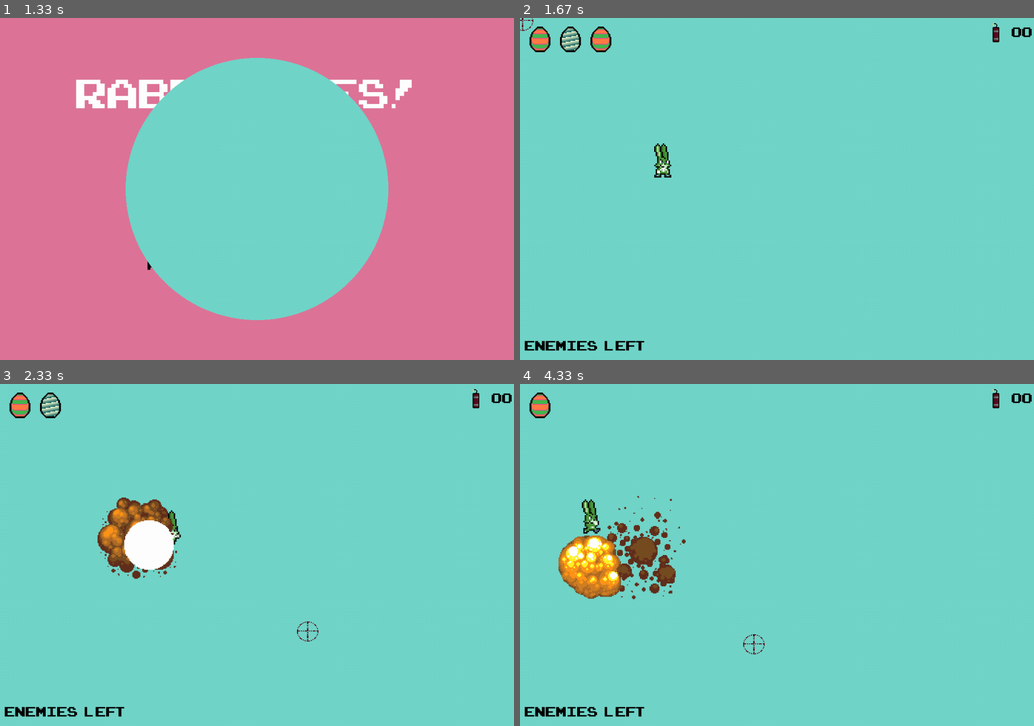
Above: before the commit, frames 1-4 (two rows, left to right).
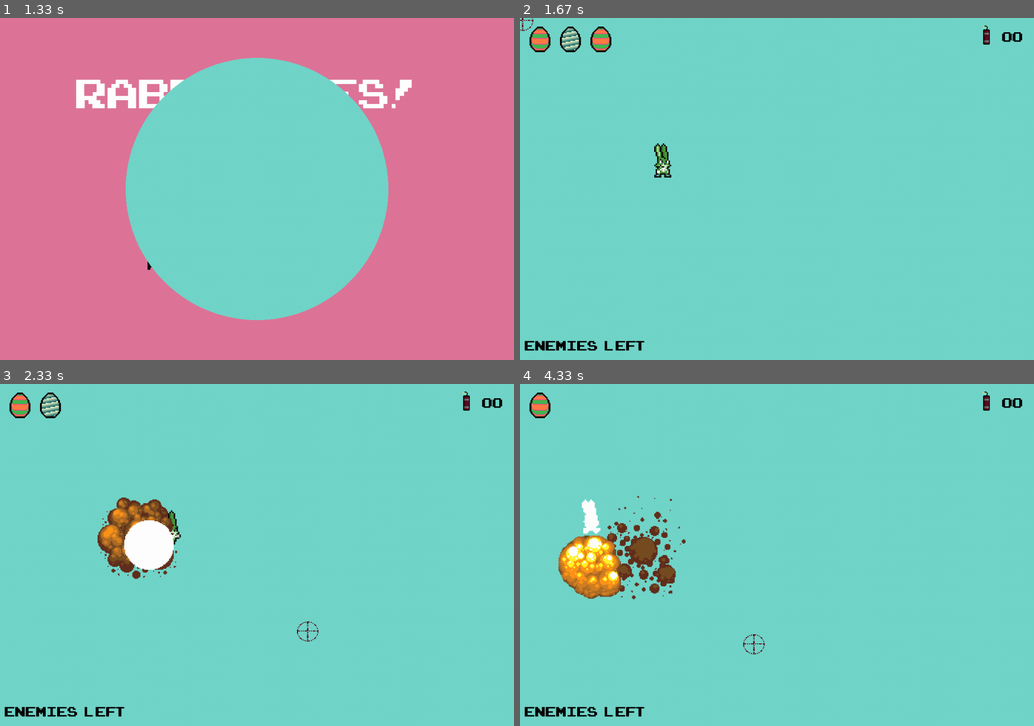
Above: after the commit, the same moments.

Repository: dadato2/Rabbunies---Assignment-Game
Game: pygame game, started from main.py
Same seed, same stepped clock (60 frames per second), same inputs: the game is played once before the commit and once after it.
Inputs (mouse positions are in pixels of both pictures, inside the frame that each line leads up to):
- Up to frame 1 (1.33 s): tap Space at 0.33 s; hold Up from 1.17 s (still down)
- Up to frame 2 (1.67 s): release Up at 1.63 s
- Up to frame 3 (2.33 s): click (133, 558) at 1.72 s; hold D from 2 s (still down); click (308, 630) at 2.08 s
- Up to frame 4 (4.33 s): release D at 2.47 s; hold A 2.5-3.03 s; click (617, 633) at 2.58 s; hold S 3.07-3.37 s; click (967, 674) at 3.15 s; hold A 3.4-3.8 s; click (643, 428) at 3.48 s; hold W 3.83-4.2 s; click (653, 486) at 3.92 s; hold D from 4.23 s (still down); click (751, 643) at 4.32 s

Frame 1 is identical in both runs. In frame 2, 0.3% of the frame differs, in the area x 89-100%, y 1-8%; in frame 3, 0.3%; in frame 4, 0.5%, in the area x 12-100%, y 1-44%.

Commit message:
Game Complete
All that's left is some tweaking

Diff:
--- a/Enemy.py
+++ b/Enemy.py
@@ -1,5 +1,6 @@
 from Object import *
 from Bomb_Variants import Dynamite, Round
+from Pickup import Pickup
 
 class Enemy(Object):
     def __init__(self):
@@ -52,9 +53,12 @@
         self.bombDelayCounter = random.randrange(500, 800) * 0.01
 
     def update(self):
+        # Death
         if self.Health <= 0:
             ObjectLists.listOfEnemies.remove(self)
             ObjectLists.listAllObjects.remove(self)
+            if random.randrange(0, 100) > 15:
+                Pickup(self)
             return
 
         # walking:
--- a/ExtClasses.py
+++ b/ExtClasses.py
@@ -39,11 +39,10 @@
     Sounds = None
     Crosshair = None
     scr = None
-    Debug = False
     wave = 0
     score = 0
     SelectedBomb = 0
-
+    Debug = False
 
 class Constants:
     scr_width = 1080
@@ -68,6 +67,7 @@
     listOfBombs = []
     listOfExplosions = []
     listOfEnemies = []
+    listPickups = []
     listUI = []
 
 class Time:
--- a/Pickup.py
+++ b/Pickup.py
@@ -1,10 +1,25 @@
 from Object import *
 
+bombSprites = makeSprite("assets/bombs.png", 6).images
+eggSprites = makeSprite("assets/egg1.png", 4).images
+
+
 class Pickup(Object):
-    def __init(self, objectSource):
+    def __init__(self, objectSource):
         super().__init__()
+        ObjectLists.listAllObjects.append(self)
+        ObjectLists.listPickups.append(self)
         self.xpos = objectSource.xpos
         self.ypos = objectSource.ypos
         self.order = self.ypos
-        self.typelist = ("health", "dynamite", "round", )
-        self.type = self.typelist[0]
+        self.typelist = ("health", "dynamite", "round", "grenade", "carrot", "cube", "head")
+        if random.getrandbits(1):
+            self.type = self.typelist[0]
+            self.sprite = eggSprites[random.randrange(0, len(eggSprites))]
+            self.sprite = pygame.transform.scale(self.sprite, (16, 16))
+        else:
+            self.chance = random.randrange(0, len(bombSprites))
+            self.type = self.typelist[self.chance + 1]
+            self.sprite = bombSprites[self.chance]
+        self.rect = pygame.Rect(self.xpos - self.sprite.get_rect().w / 2, self.ypos - self.sprite.get_rect().h / 2,
+                                self.sprite.get_rect().w, self.sprite.get_rect().h)
--- a/Player.py
+++ b/Player.py
@@ -56,20 +56,41 @@
 
     def update(self):
         self.pKey = pygame.key.get_pressed()
+        if self.Health < 0:
+            self.Health = 0
         # walking:
         self.walk()
+        # collisions
+        self.collisions()
         # shooting:
         self.shooting()
         # set sprite
         self.animate()
 
-        # collisions
+    def collisions(self):
         if self.invincible <= 0:
             for explosion in ObjectLists.listOfExplosions:
                 if self.rect.colliderect(explosion.rect) and explosion.spriteIndex < 2:
                     self.Health -= 1
                     self.invincible = self.invincibleTime
-
+        for pickup in ObjectLists.listPickups:
+            if self.rect.colliderect(pickup.rect):
+                if pickup.type == "health" and self.Health < self.maxHealth:
+                    self.Health += 1
+                elif pickup.type == "dynamite":
+                    self.bombInventory[0] += random.randrange(3, 5)
+                elif pickup.type == "round":
+                    self.bombInventory[1] += random.randrange(2, 5)
+                elif pickup.type == "grenade":
+                    self.bombInventory[2] += random.randrange(2, 4)
+                elif pickup.type == "carrot":
+                    self.bombInventory[3] += random.randrange(1, 3)
+                elif pickup.type == "cube":
+                    self.bombInventory[4] += random.randrange(1, 2)
+                elif pickup.type == "head":
+                    self.bombInventory[5] += 1
+                ObjectLists.listAllObjects.remove(pickup)
+                ObjectLists.listPickups.remove(pickup)
 
     def animate(self):
         if self.xAcc < 0:
@@ -189,4 +210,6 @@
 
             if self.bombInventory[Global.SelectedBomb] > 0:
                 self.bombInventory[Global.SelectedBomb] -= 1
+            while self.bombInventory[Global.SelectedBomb] == 0:
+                Global.SelectedBomb = (Global.SelectedBomb - 1) % 6
             self.bombPresent = True
--- a/UI_Elements.py
+++ b/UI_Elements.py
@@ -54,8 +54,8 @@
 
 class UI_SelectedBomb(UI_Object):
     def __init__(self):
-        self.xpos = Constants.scr_width - 100
-        self.ypos = 10
+        self.xpos = Constants.scr_width - 120
+        self.ypos = 15
         self.font = pygame.font.Font('assets/arcade.ttf', 40)
         self.message = "0"
         self.images = bombImages
@@ -67,4 +67,4 @@
             self.message = "oo"
         else:
             self.message = str(Global.player.bombInventory[Global.SelectedBomb])
-        screen.blit(self.font.render(self.message, False, (0, 0, 0)), (self.xpos + bombX + 10, self.ypos))
+        screen.blit(self.font.render(self.message, False, (0, 0, 0)), (self.xpos + bombX + 10, self.ypos + 5))
--- a/bomb_explosion.py
+++ b/bomb_explosion.py
@@ -15,7 +15,8 @@
         self.spriteDelay = 0.1
         self.spriteTimer = 0
         self.sprite = self.spriteImages[0]
-        self.rect = self.sprite.get_rect()
+        self.rect = pygame.Rect(self.xpos - self.sprite.get_rect().w / 2, self.ypos - self.sprite.get_rect().h / 2,
+                                self.sprite.get_rect().w, self.sprite.get_rect().h)
         Global.scr.shakeScreen(scale*.05, scale*0.002)
 
     def scaleImages(self):
--- a/main.py
+++ b/main.py
@@ -99,7 +99,7 @@
         for event in pygame.event.get():
             if event.type == pygame.QUIT:
                 sys.exit()
-            if event.type == pygame.MOUSEBUTTONDOWN:
+            if event.type == pygame.MOUSEBUTTONDOWN:    # this handles bomb selection during gameplay
                 if event.button == 4 and waitForBombSwitch >= bombSwitchDelay:
                     Global.SelectedBomb = (Global.SelectedBomb - 1) % 6
                     while player.bombInventory[Global.SelectedBomb] == 0:
@@ -116,7 +116,7 @@
         if pKey[K_ESCAPE]:
             sys.exit()
         # if player dies transition to GAME OVER screen
-        if player.Health <= 0:
+        if player.Health <= 0 and not Global.Debug:
             transition(Colors.black)
             break
         # sort objects based on their Y position
@@ -156,6 +156,7 @@
     ObjectLists.listUI = []
     ObjectLists.listOfExplosions = []
     ObjectLists.listOfBombs = []
+    ObjectLists.listPickups = []
     Constants.scr_shake_offset_y = 0
     Constants.scr_shake_offset_x = 0
     scr.shakeAmmount = 0
Binary file changed: icon.png
